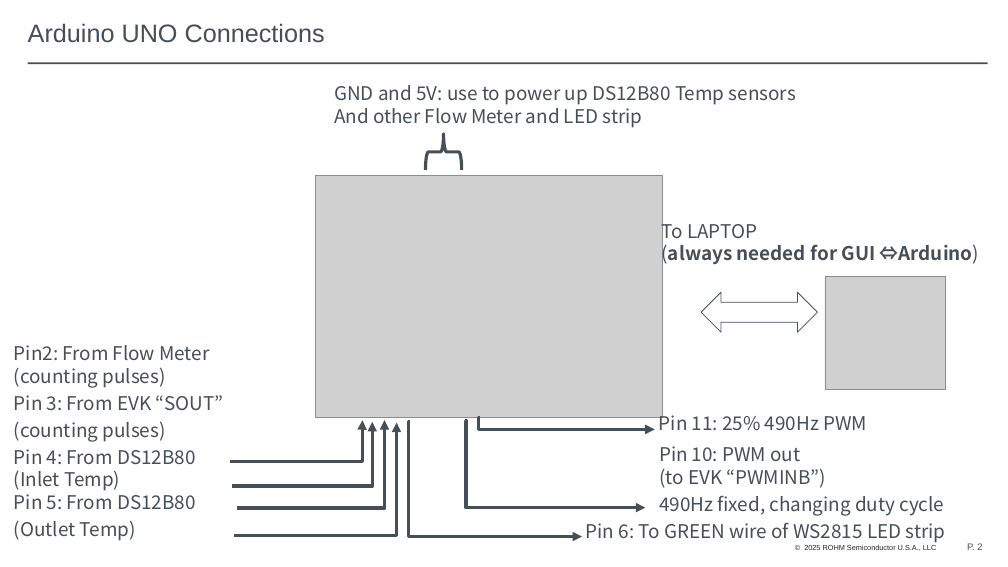
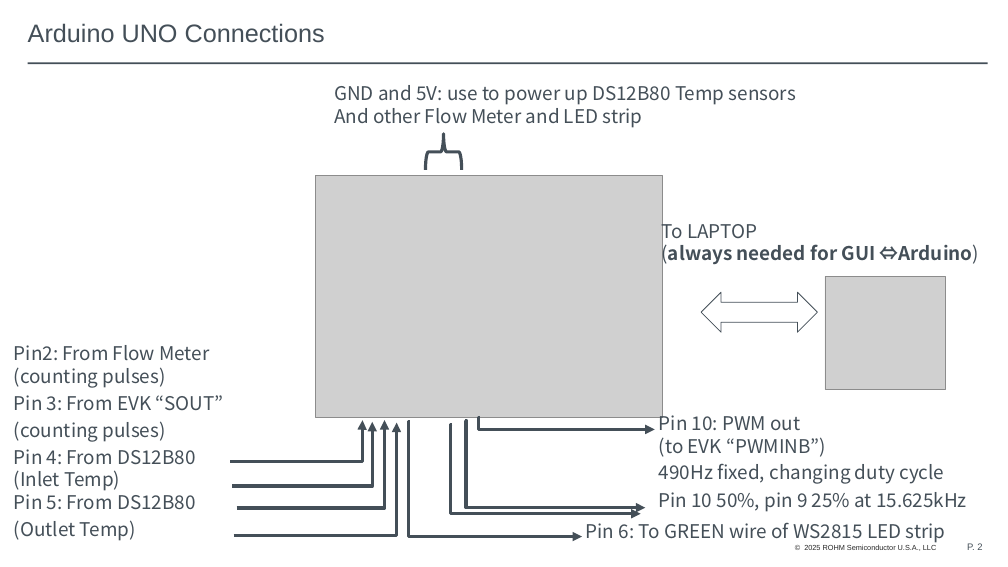
Before and after one commit to mvanocht/BLDC_Pump, a slide deck: slide 2 of Water Pump Demo Arduino and Gui instructions.pptx. Drawn at 1008x567 pixels with LibreOffice and Linux fonts; fonts in the diff are those of the drawing; grey boxes stand for pictures; background and template pictures are left out. Boxes give left, top, right and bottom in pixels: in the first picture for what was removed or moved away, otherwise in the second. Text is boxed around its words. In the diff, an @@ line names an element or a change of style, - is before the commit and + after.

Commit message:
updated Arduino to ver4.4.0.0 to make pin 10 be 15kHz 25% and pin 11 be the Motor PWM. Also updated PPT file.

```diff
--- a/Water Pump Demo Arduino and Gui instructions.pptx
+++ b/Water Pump Demo Arduino and Gui instructions.pptx
@@ text "Pin 10: PWM out (to ..." rewrapped from (x1=659, y1=446, x2=944, y2=516) to (x1=659, y1=410, x2=944, y2=484) @@
@@ text removed at (x1=659, y1=410, x2=867, y2=430) @@
-Pin 11: 25% 490Hz PWM
@@ elbow arrow added from (452, 425) to (640, 514), #444F58 3 pt @@
@@ text added at (x1=659, y1=492, x2=967, y2=512), 18 pt, text #444F58 @@
+Pin 10 50%, pin 9 25% at 15.625kHz
```
Also in this commit, not shown: 1 other file.
